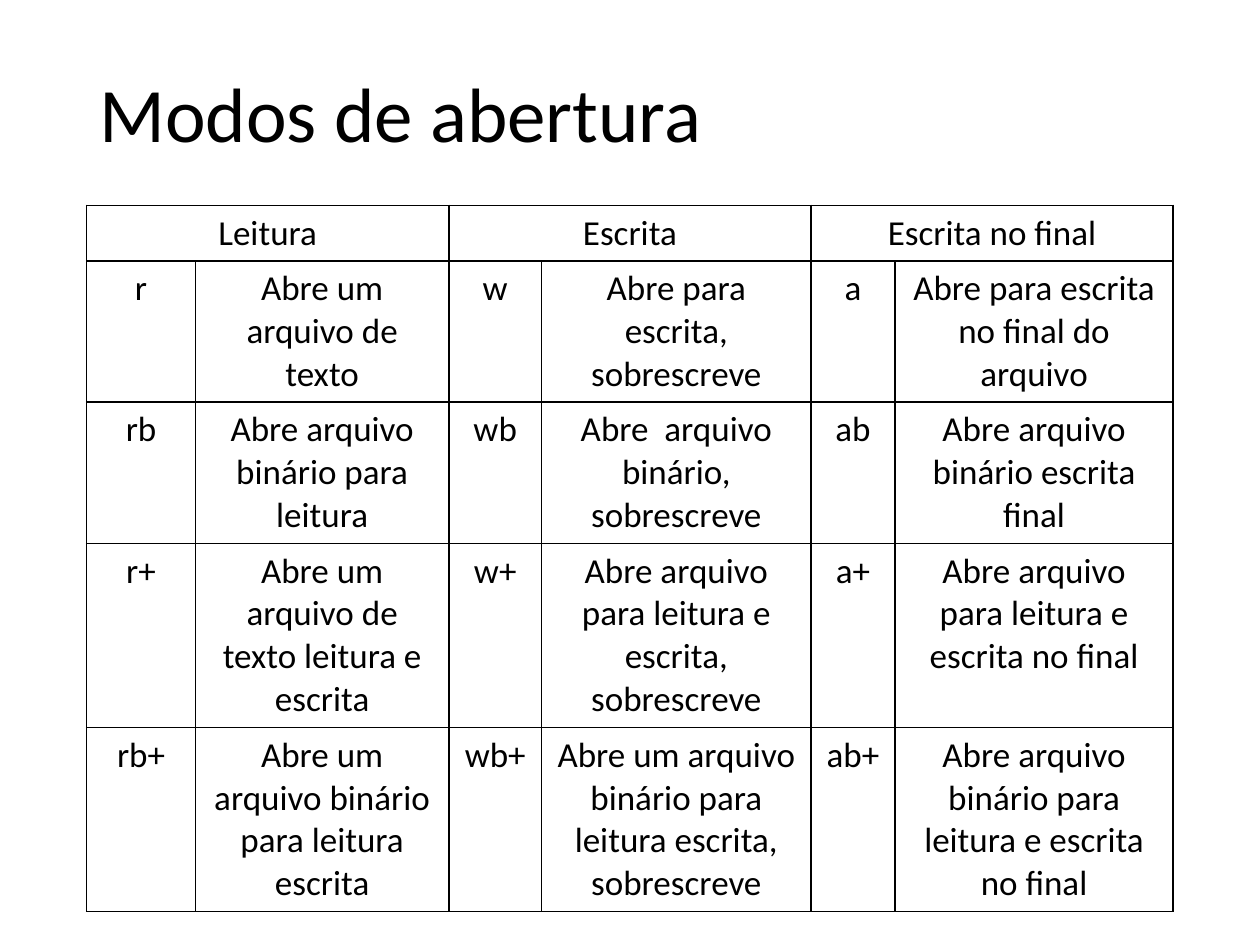
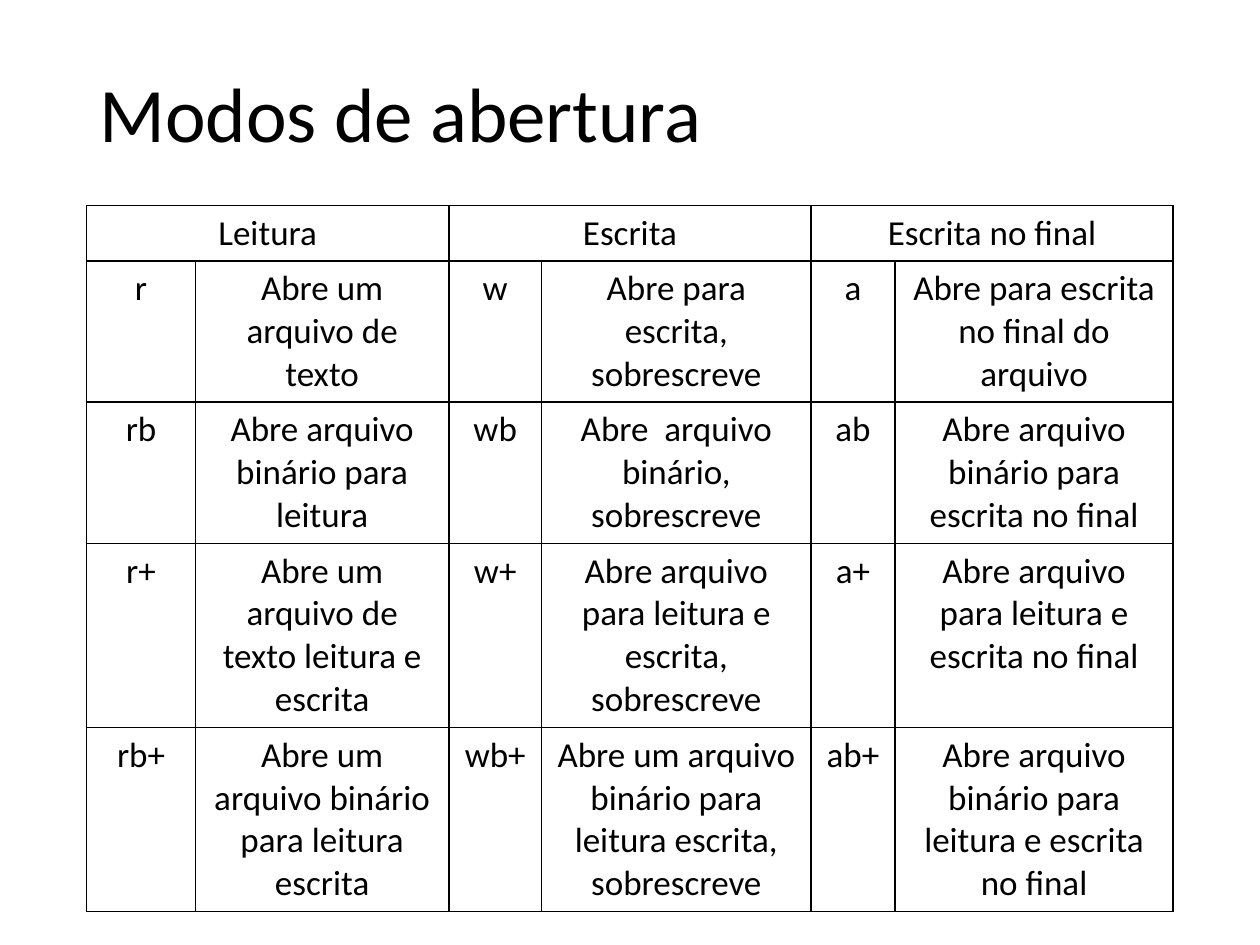
Before and after one commit to fernandoFernandeSantos/minicurso_python_2019, a slide deck: slide 71 of aula.pptx (slide 63 before the commit). Drawn at 1260x945 pixels with LibreOffice and Linux fonts; fonts in the diff are those of the drawing. Boxes give left, top, right and bottom in pixels: in the first picture for what was removed or moved away, otherwise in the second. Text is boxed around its words. In the diff, an @@ line names an element or a change of style, - is before the commit and + after.

```diff
--- a/aula.pptx
+++ b/aula.pptx
@@ table at (87,205,1174,900) @@
-row 3, column 6: Abre arquivo binário escrita final
+row 3, column 6: Abre arquivo binário para escrita no final
```
Also in this commit, not shown: 11 other slides changed, 17 slides added, 6 slides removed, 1 other file.
